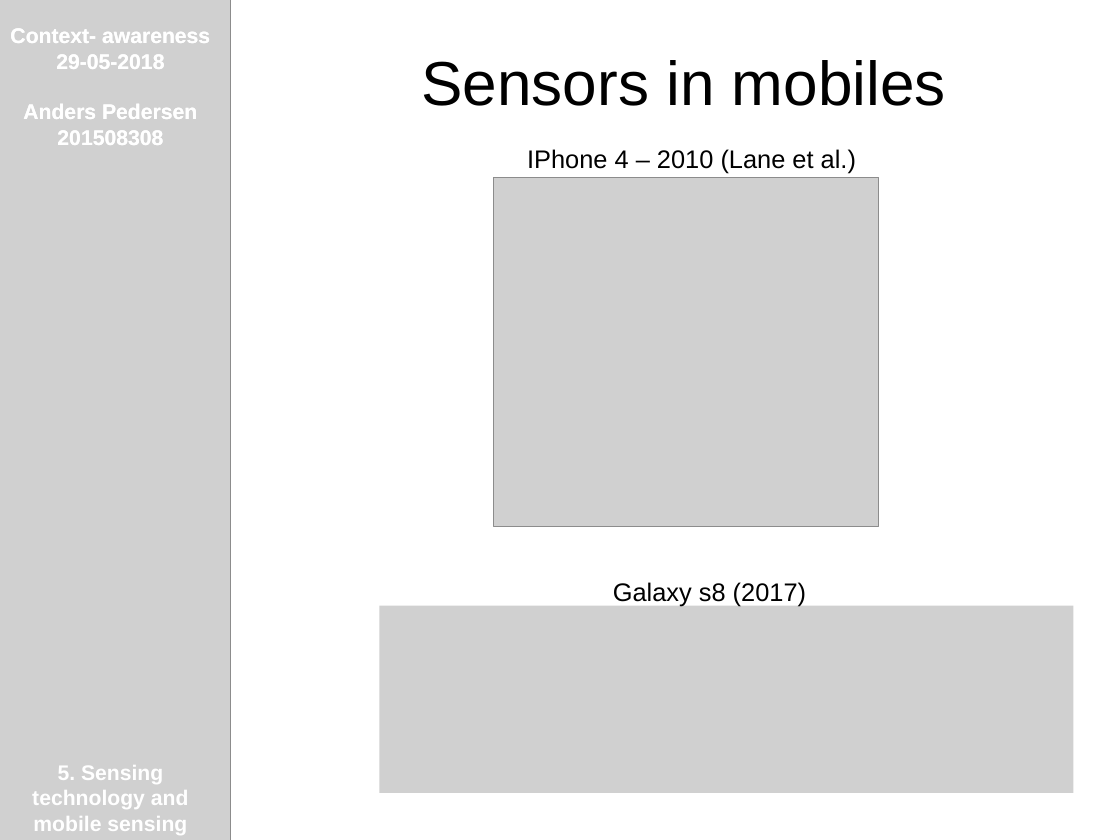
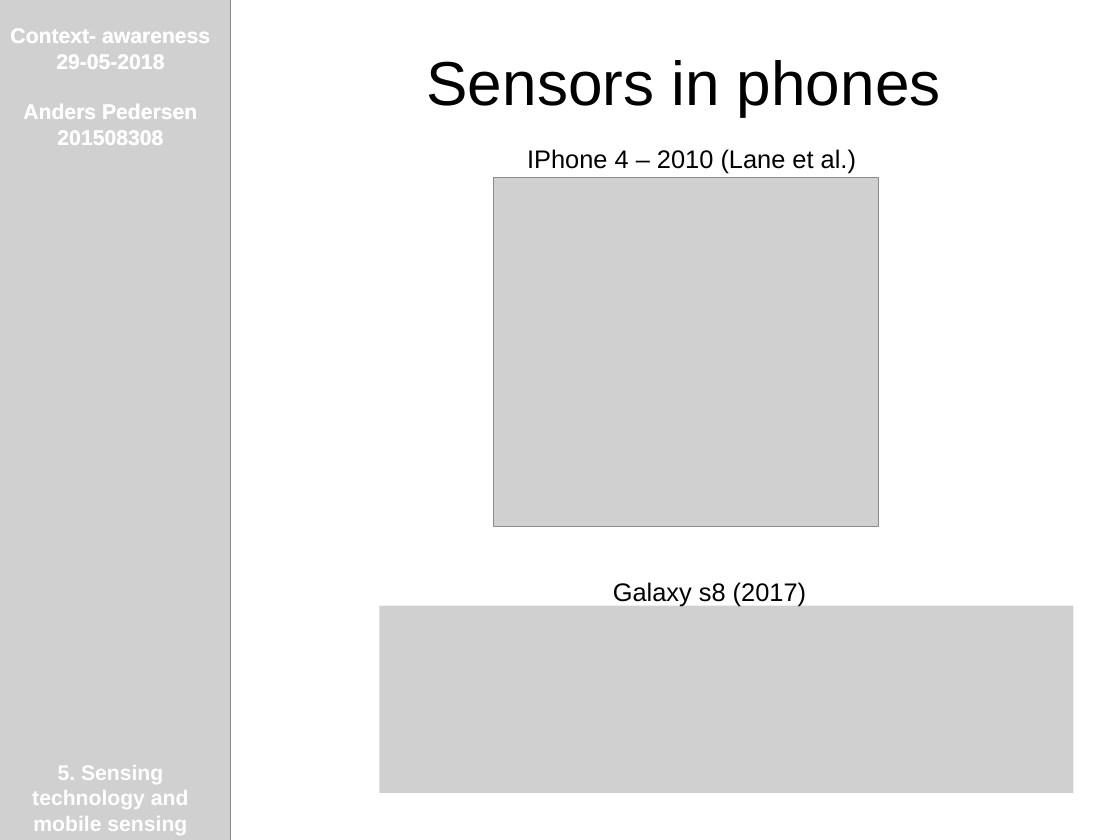
Before and after one commit to AndersHP/ContextAwarenessEksamen, a slide deck: slide 4 of 4SensingTechnologyAndMobileSensingConcepts.odp (slide 3 before the commit). Drawn at 1120x840 pixels with LibreOffice and Linux fonts; fonts in the diff are those of the drawing; grey boxes stand for pictures. Boxes give left, top, right and bottom in pixels: in the first picture for what was removed or moved away, otherwise in the second. Text is boxed around its words. In the diff, an @@ line names an element or a change of style, - is before the commit and + after.

```diff
--- a/4SensingTechnologyAndMobileSensingConcepts.odp
+++ b/4SensingTechnologyAndMobileSensingConcepts.odp
@@ text at [427,60,941,116]: text changed @@
-Sensors in mobiles
+Sensors in phones
```
Also in this commit, not shown: 2 other slides changed, 5 slides added, 1 other file.
